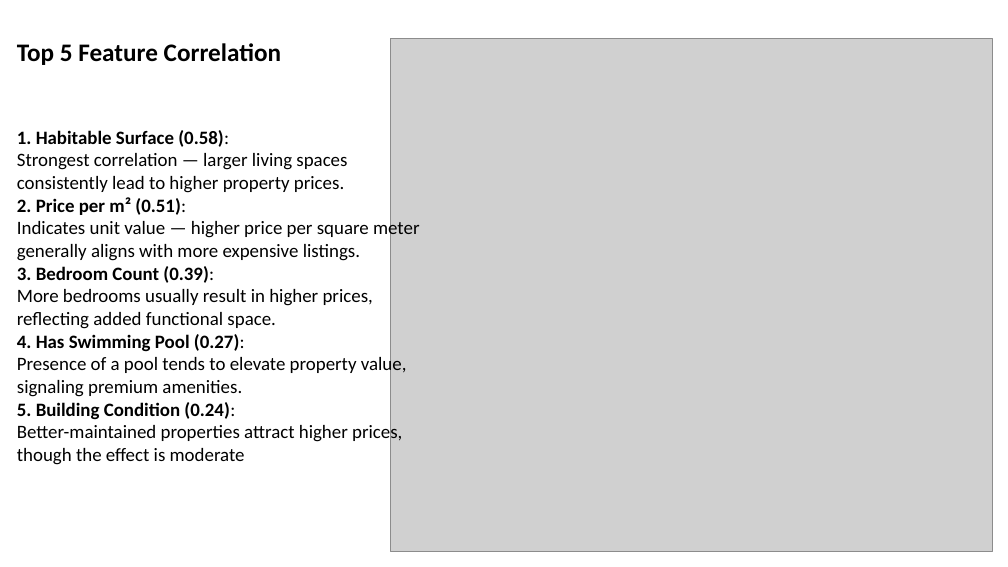
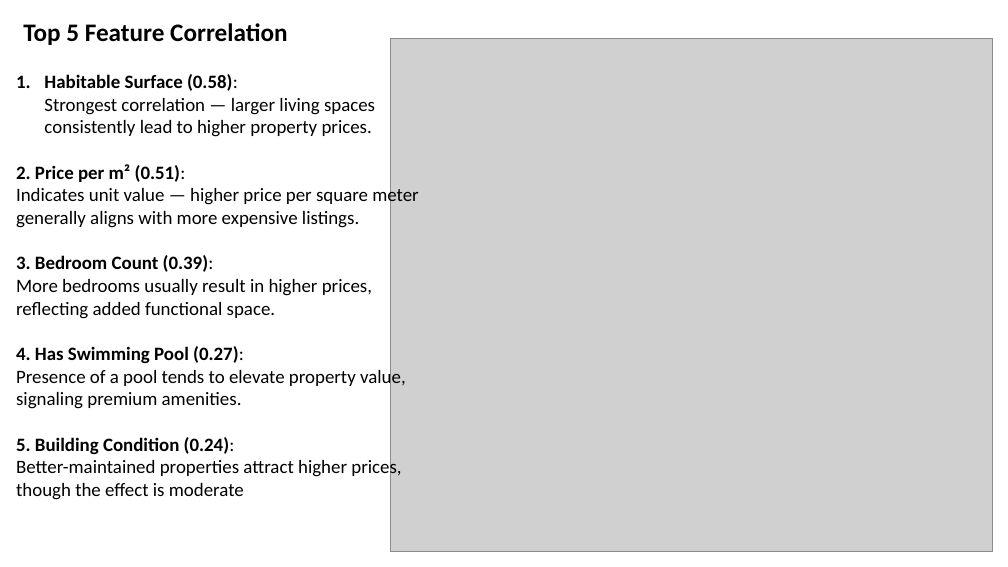
Before and after one commit to kayedee90/challenge-data-analysis, a slide deck: slide 22 of Presentation/Kenny_PDF.pptx (slide 7 before the commit). Drawn at 1008x567 pixels with LibreOffice and Linux fonts; fonts in the diff are those of the drawing; grey boxes stand for pictures. Boxes give left, top, right and bottom in pixels: in the first picture for what was removed or moved away, otherwise in the second. Text is boxed around its words. In the diff, an @@ line names an element or a change of style, - is before the commit and + after.

```diff
--- a/Presentation/Kenny_PDF.pptx
+++ b/Presentation/Kenny_PDF.pptx
@@ text "Top 5 Feature Correlation" moved from (x1=17, y1=43, x2=281, y2=65) to (x1=23, y1=23, x2=287, y2=45) @@
@@ text "Habitable Surface (0.58): Strongest correlation ..." moved from (x1=17, y1=130, x2=419, y2=465) to (x1=16, y1=74, x2=418, y2=500) @@
@@ text at (x1=44, y1=74, x2=375, y2=137): text changed @@
-1. Habitable Surface (0.58):
-Strongest correlation — larger living spaces consistently lead to higher property prices.
+1. Habitable Surface (0.58):
+   Strongest correlation — larger living spaces consistently lead to higher property prices.
```
Also in this commit, not shown: 7 other slides changed, 18 slides added, 3 other files.
